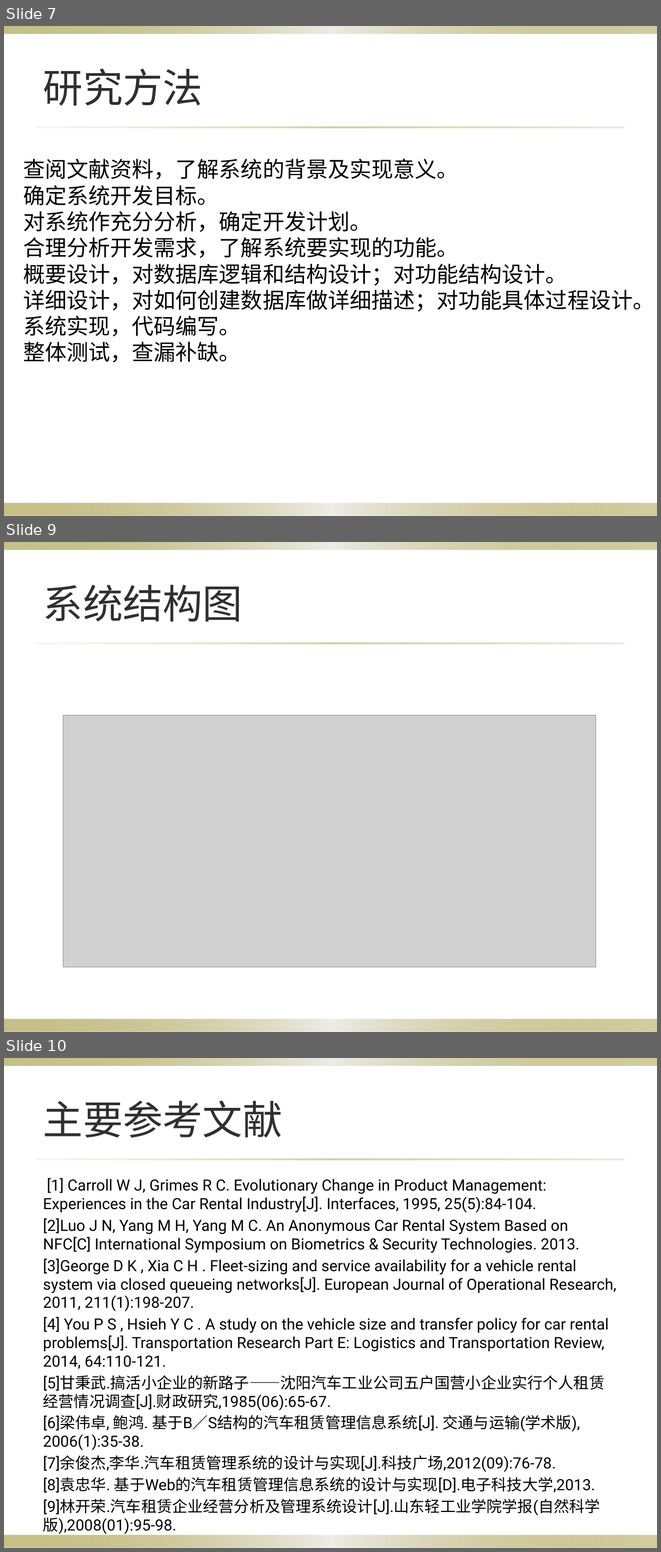
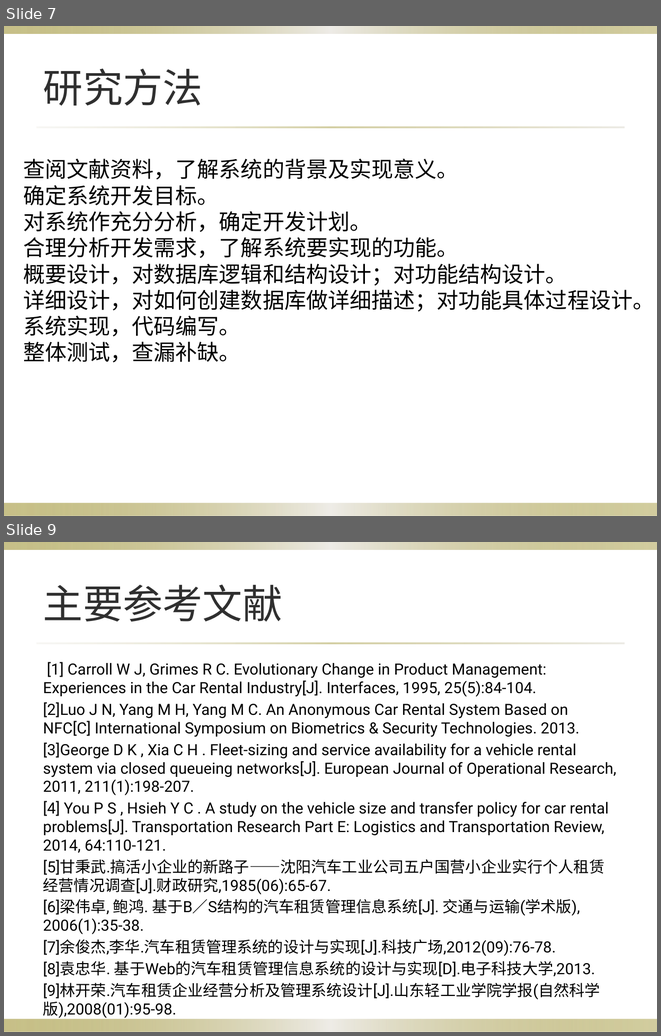
Before and after one commit to holivia/thesis, a slide deck: 开题答辩/12黄丽华（导师吴珍珍）.pptx. Shown one above the other, each under a label of ours: slides 7, 9 and 10 before the commit, slides 7 and 9 after it; the slides between them are not shown. The pictures are 661x1552 and 661x1036 pixels, drawn with LibreOffice and Linux fonts; fonts in the diff are those of the drawing; grey boxes stand for pictures; background and template pictures are left out. Boxes give left, top, right and bottom in pixels: in the first picture for what was removed or moved away, otherwise in the second. Text is boxed around its words. In the diff, an @@ line names an element or a change of style, - is before the commit and + after.

```diff
--- a/开题答辩/12黄丽华（导师吴珍珍）.pptx
+++ b/开题答辩/12黄丽华（导师吴珍珍）.pptx
@@ slide 9 removed at <box>4,542,657,1032</box>, background picture (left out); not listed: 3 template elements that a slide beside it also shows @@
@@ title removed at <box>43,584,242,622</box> @@
-系统结构图
@@ picture removed at <box>63,715,596,967</box> @@
@@ what was slide 10 is now slide 9 @@
```
Also in this commit, not shown: 1 slide changed, 2 other files.
